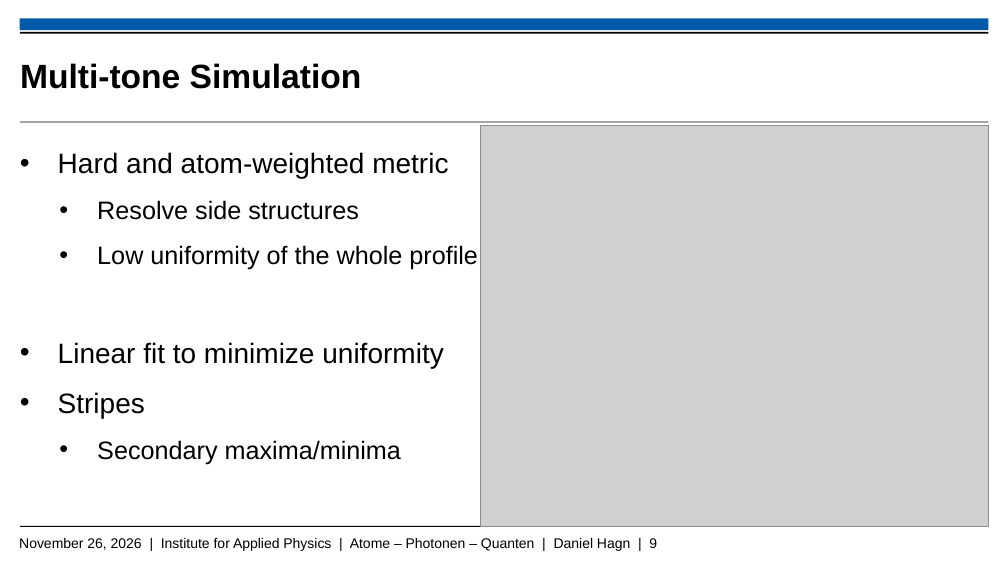
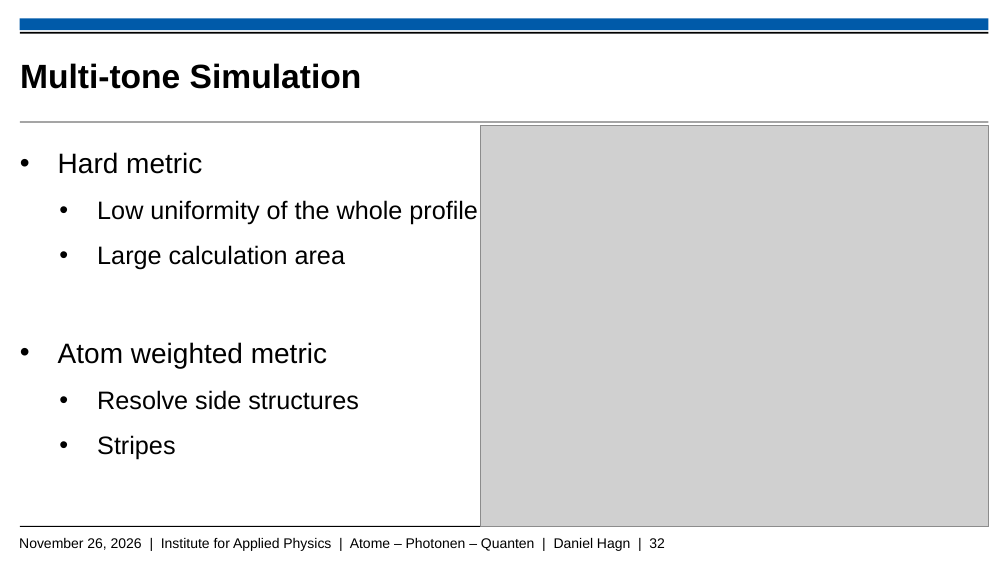
Before and after one commit to Daniel-Hagn-physik/Masterthesis_Backup, a slide deck: slide 32 of Hagn_Daniel_Mastervortrag.pptx (slide 9 before the commit). Drawn at 1008x567 pixels with LibreOffice and Linux fonts; fonts in the diff are those of the drawing; grey boxes stand for pictures; background and template pictures are left out. Boxes give left, top, right and bottom in pixels: in the first picture for what was removed or moved away, otherwise in the second. Text is boxed around its words. In the diff, an @@ line names an element or a change of style, - is before the commit and + after.

Commit message:
18.11

```diff
--- a/Hagn_Daniel_Mastervortrag.pptx
+++ b/Hagn_Daniel_Mastervortrag.pptx
@@ text at [58, 152, 478, 368]: text changed; size 20 to 18 pt @@
-  • Hard and atom-weighted metric
+  • Hard metric
+    • Low uniformity of the whole profile
+    • Large calculation area
+  • Atom weighted metric
@@ text at [58, 245, 478, 368]: paragraphs removed @@
-    • Low uniformity of the whole profile
-  • Linear fit to minimize uniformity
@@ text at [97, 440, 401, 464]: paragraph removed @@
-    • Secondary maxima/minima
@@ text at [97, 435, 175, 460]: size 20 to 18 pt in "Stripes"; list level 2 to 3 in "Stripes" @@
@@ text at [19, 538, 665, 551]: text changed @@
-November 26, 2026 | Institute for Applied Physics | Atome – Photonen – Quanten | Daniel Hagn | 9
+November 26, 2026 | Institute for Applied Physics | Atome – Photonen – Quanten | Daniel Hagn | 32
```
Also in this commit, not shown: 9 other slides changed, 4 slides added, 3 slides removed.
